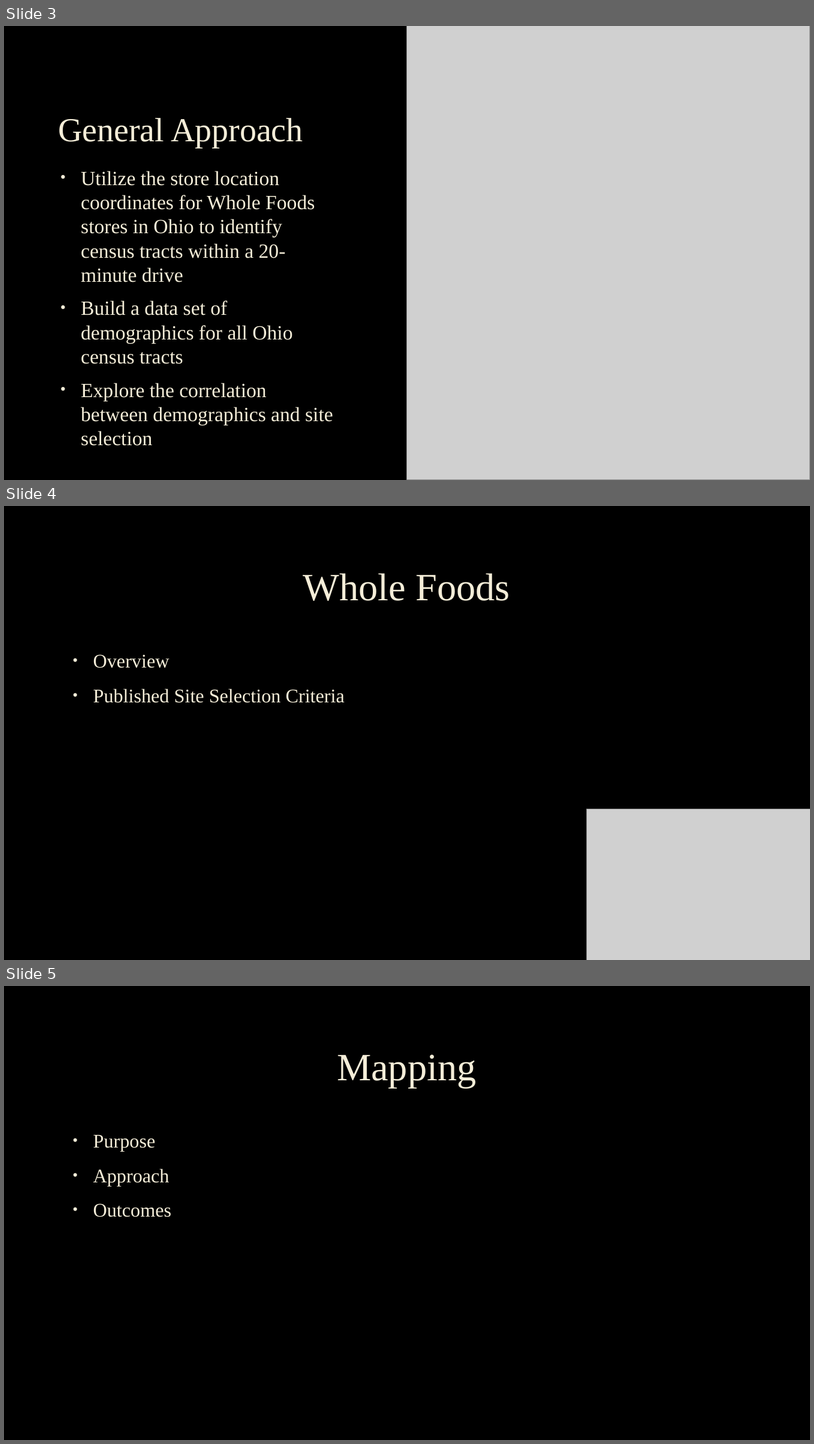
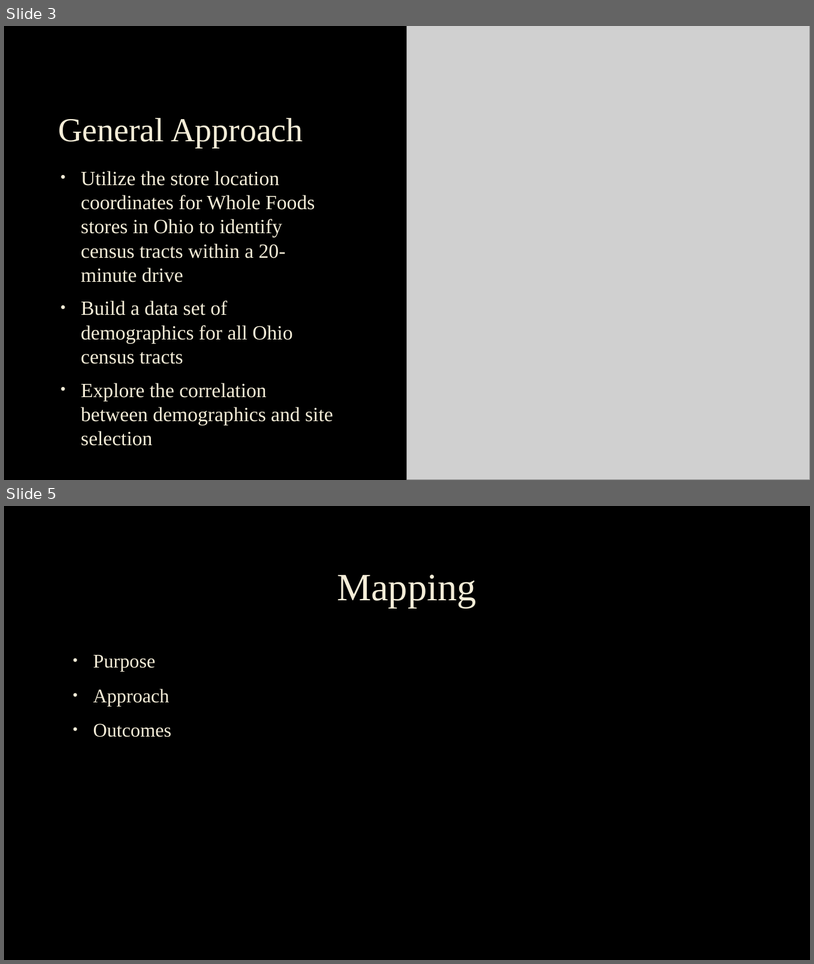
Before and after one commit to ronaldsheaks/OSU-AI-Bootcamp-Group-Project-1-Group-4, a slide deck: Presentation/Whole Foods Site Selection.pptx. Shown one above the other, each under a label of ours: slides 3, 4 and 5 before the commit, slides 3 and 5 after it; the slides between them are not shown. The pictures are 814x1444 and 814x964 pixels, drawn with LibreOffice and Linux fonts; fonts in the diff are those of the drawing; grey boxes stand for pictures; background and template pictures are left out. Boxes give left, top, right and bottom in pixels: in the first picture for what was removed or moved away, otherwise in the second. Text is boxed around its words. In the diff, an @@ line names an element or a change of style, - is before the commit and + after.

```diff
--- a/Presentation/Whole Foods Site Selection.pptx
+++ b/Presentation/Whole Foods Site Selection.pptx
@@ slide 4 removed at [4, 506, 810, 960], background picture (left out) @@
@@ title removed at [303, 573, 510, 601] @@
-Whole Foods
@@ text removed at [93, 654, 345, 703] @@
-• Overview
-• Published Site Selection Criteria
@@ picture removed at [587, 809, 810, 960] @@
```
Also in this commit, not shown: 5 slides changed, 6 slides added, 1 other slide removed, 4 other files.
